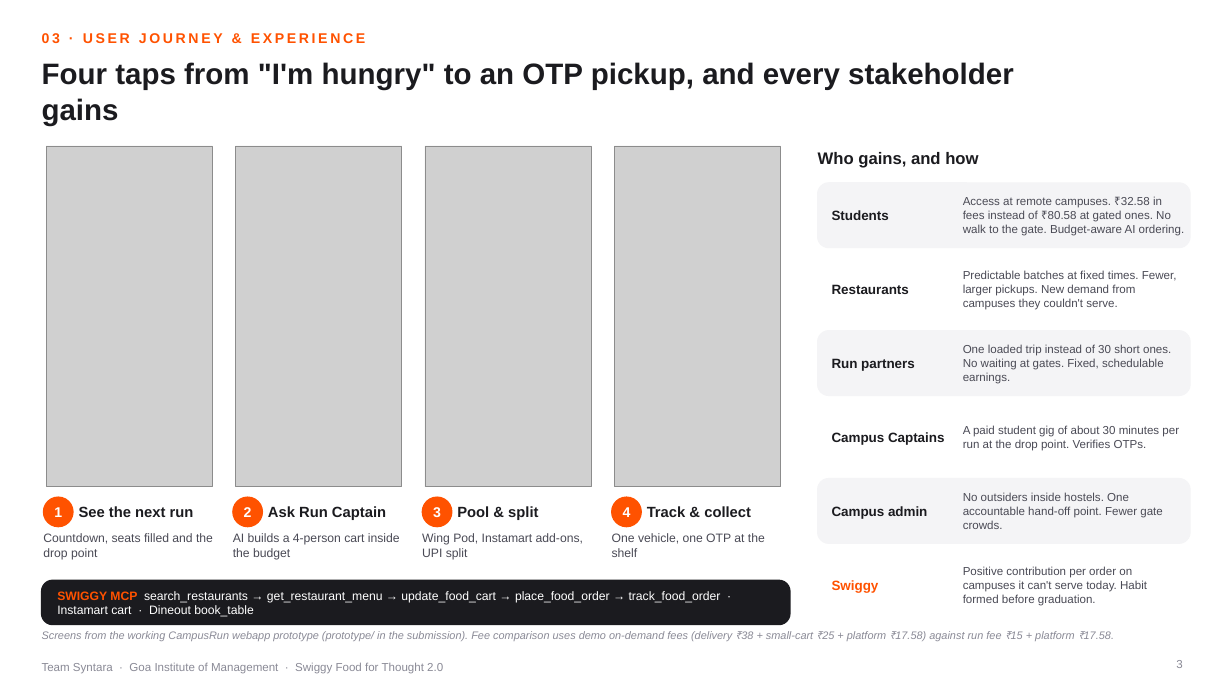
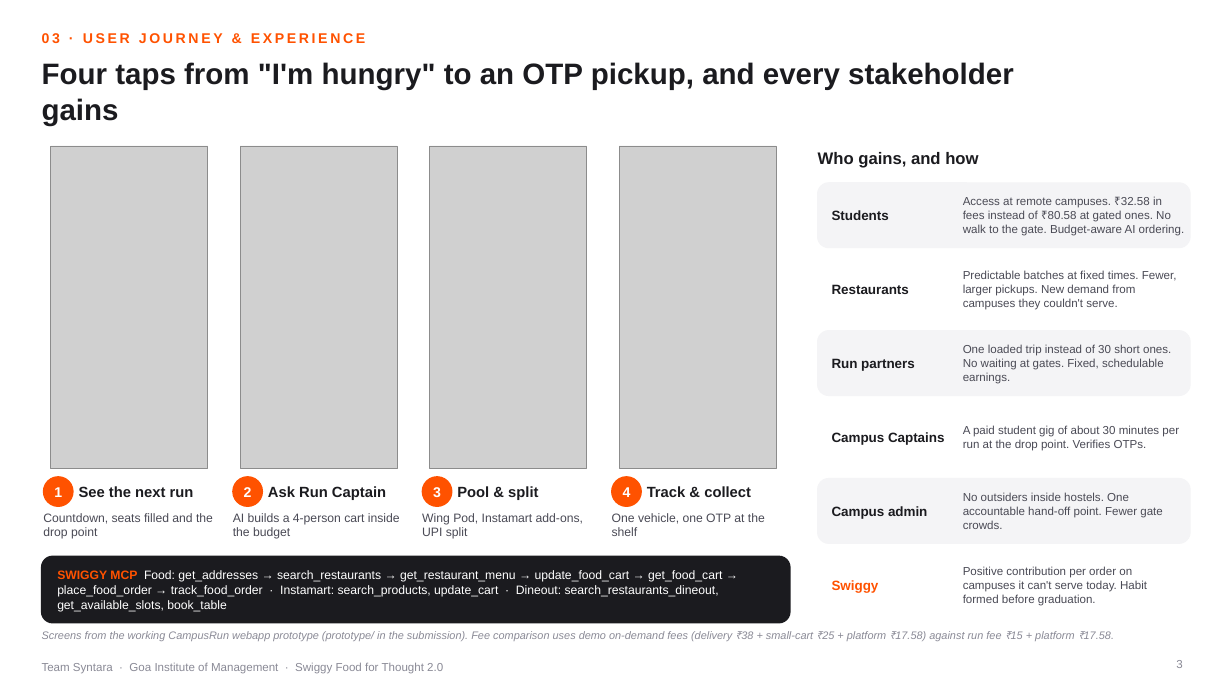
Before and after one commit to SamarthKamat/Swiggy, a slide deck: slide 3 of deck/CampusRun_TeamSyntara_GIM.pptx. Drawn at 1232x693 pixels with LibreOffice and Linux fonts; fonts in the diff are those of the drawing; grey boxes stand for pictures; background and template pictures are left out. Boxes give left, top, right and bottom in pixels: in the first picture for what was removed or moved away, otherwise in the second. Text is boxed around its words. In the diff, an @@ line names an element or a change of style, - is before the commit and + after.

```diff
--- a/deck/CampusRun_TeamSyntara_GIM.pptx
+++ b/deck/CampusRun_TeamSyntara_GIM.pptx
@@ picture: place and size @@
-picture at bbox=[46, 146, 213, 487]
+picture at bbox=[51, 146, 208, 469]
@@ picture: place and size @@
-picture at bbox=[236, 146, 402, 487]
+picture at bbox=[240, 146, 397, 469]
@@ picture: place and size @@
-picture at bbox=[425, 146, 592, 487]
+picture at bbox=[430, 146, 587, 469]
@@ picture: place and size @@
-picture at bbox=[615, 146, 781, 487]
+picture at bbox=[619, 146, 776, 469]
@@ 8 texts, 4 ellipses: place and size @@
-8 texts, 4 ellipses at bbox=[43, 497, 751, 527]
+8 texts, 4 ellipses at bbox=[43, 477, 751, 506]
@@ text "Countdown, seats filled and the ...": place and size @@
-text "Countdown, seats filled and the ..." at bbox=[43, 533, 213, 560]
+text "Countdown, seats filled and the ..." at bbox=[43, 513, 213, 539]
@@ text "AI builds a 4-person cart ...": place and size @@
-text "AI builds a 4-person cart ..." at bbox=[233, 533, 400, 560]
+text "AI builds a 4-person cart ..." at bbox=[233, 513, 400, 539]
@@ text "Wing Pod, Instamart add-ons, UPI ...": place and size @@
-text "Wing Pod, Instamart add-ons, UPI ..." at bbox=[422, 533, 583, 560]
+text "Wing Pod, Instamart add-ons, UPI ..." at bbox=[422, 513, 583, 539]
@@ text "One vehicle, one OTP at ...": place and size @@
-text "One vehicle, one OTP at ..." at bbox=[612, 533, 765, 557]
+text "One vehicle, one OTP at ..." at bbox=[612, 513, 765, 536]
@@ rounded rectangle: place and size @@
-rounded rectangle at bbox=[42, 580, 790, 625]
+rounded rectangle at bbox=[42, 556, 790, 623]
@@ rounded rectangle at bbox=[42, 556, 790, 623]: proportions changed @@
@@ text at bbox=[57, 570, 722, 612]: text changed @@
-SWIGGY MCP search_restaurants → get_restaurant_menu → update_food_cart → place_food_order → track_food_order · Instamart cart · Dineout book_table
+SWIGGY MCP Food: get_addresses → search_restaurants → get_restaurant_menu → update_food_cart → get_food_cart → place_food_order → track_food_order · Instamart: search_products, update_cart · Dineout: search_restaurants_dineout, get_available_slots, book_table
```
Also in this commit, not shown: 1 other slide changed, 23 other files.
